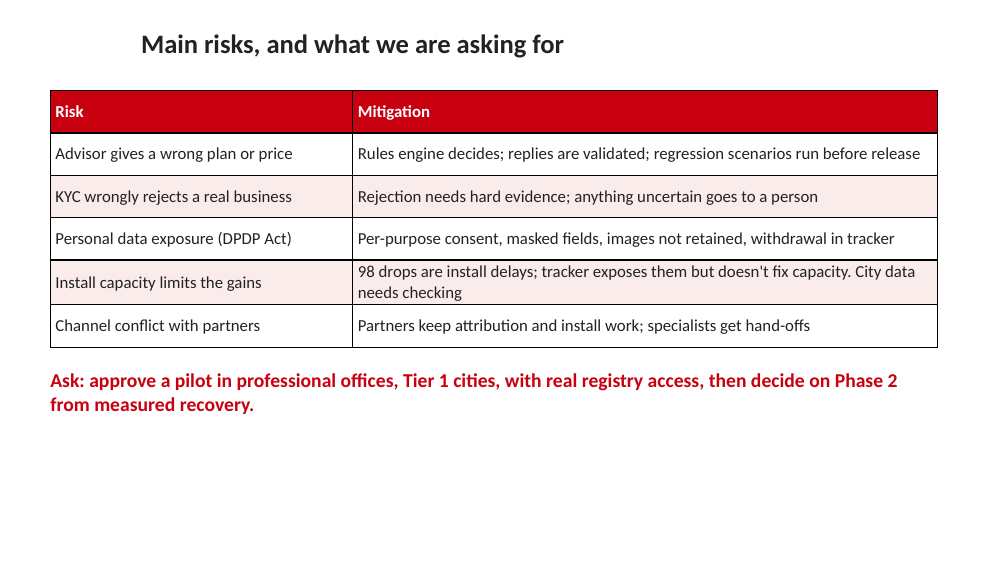
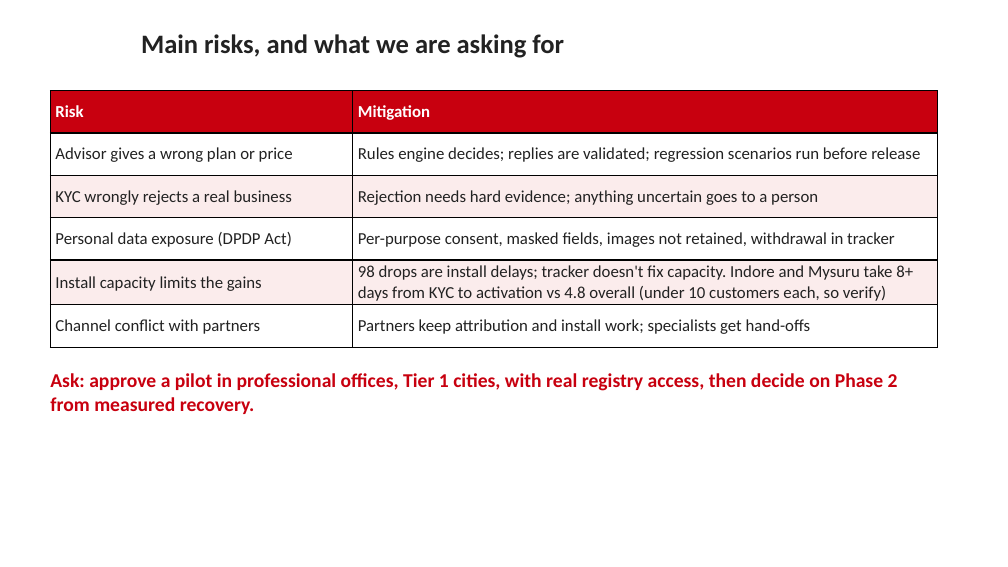
Before and after one commit to adityamalik24/udyam-digital, a slide deck: slide 10 of docs/Udyam_Digital_Business_Case.pptx. Drawn at 1008x567 pixels with LibreOffice and Linux fonts; fonts in the diff are those of the drawing; background and template pictures are left out. Boxes give left, top, right and bottom in pixels: in the first picture for what was removed or moved away, otherwise in the second. Text is boxed around its words. In the diff, an @@ line names an element or a change of style, - is before the commit and + after.

```diff
--- a/docs/Udyam_Digital_Business_Case.pptx
+++ b/docs/Udyam_Digital_Business_Case.pptx
@@ table at (x1=50, y1=91, x2=937, y2=345) @@
-row 5, column 2: 98 drops are install delays; tracker exposes them but doesn't fix capacity. City data needs checking
+row 5, column 2: 98 drops are install delays; tracker doesn't fix capacity. Indore and Mysuru take 8+ days from KYC to activation vs 4.8 overall (under 10 customers each, so verify)
```
Also in this commit, not shown: 1 other slide changed, 19 other files.
